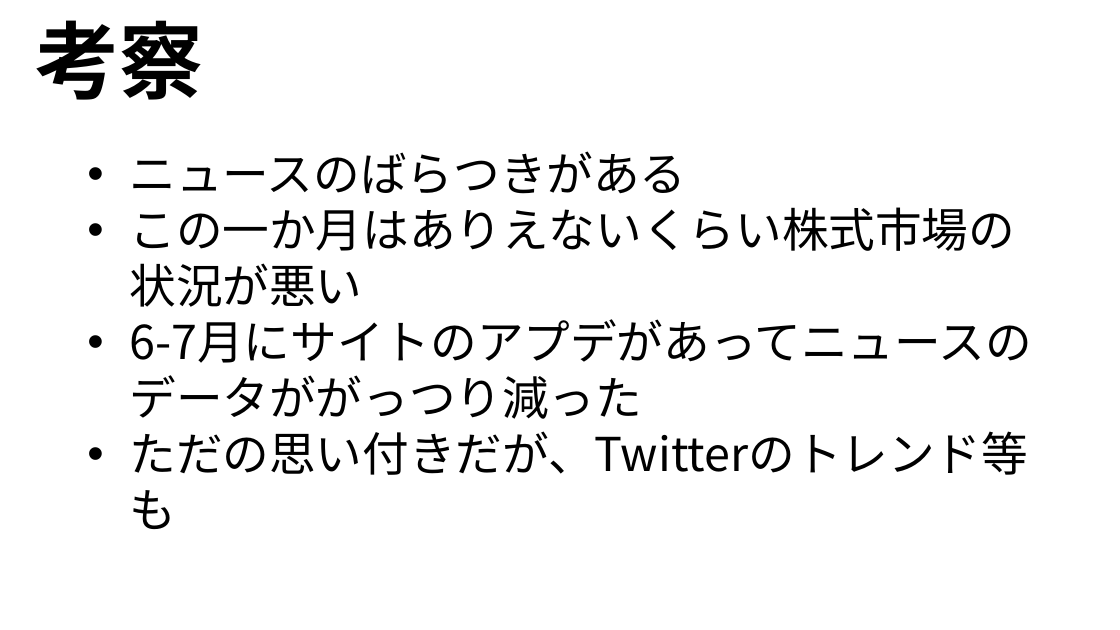
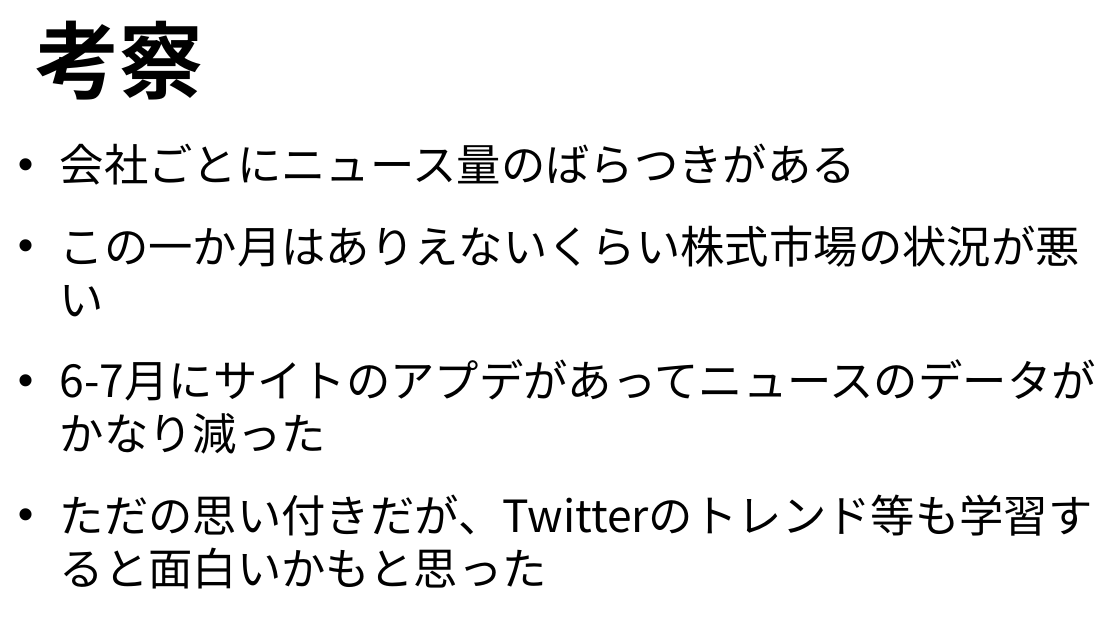
Before and after one commit to ryoww/PBL_stock, a slide deck: slide 20 of 最終報告.pptx (slide 19 before the commit). Drawn at 1120x630 pixels with LibreOffice and Linux fonts; fonts in the diff are those of the drawing. Boxes give left, top, right and bottom in pixels: in the first picture for what was removed or moved away, otherwise in the second. Text is boxed around its words. In the diff, an @@ line names an element or a change of style, - is before the commit and + after.

Commit message:
update

```diff
--- a/最終報告.pptx
+++ b/最終報告.pptx
@@ text "会社ごとにニュース量のばらつきがある": place and size @@
-text "会社ごとにニュース量のばらつきがある" at <box>129,151,1031,475</box>
+text "会社ごとにニュース量のばらつきがある" at <box>60,143,1096,536</box>
@@ text at <box>60,143,856,185</box>: text changed; size 40 to 38 pt @@
-• ニュースのばらつきがある
+• 会社ごとにニュース量のばらつきがある
@@ text at <box>60,225,1080,317</box>: size 40 to 38 pt in "この一か月はありえないくらい株式市場の状況が悪い" @@
@@ text at <box>60,359,1096,536</box>: text changed; size 40 to 38 pt @@
-• 6-7月にサイトのアプデがあってニュースのデータががっつり減った
-• ただの思い付きだが、Twitterのトレンド等も
+• 6-7月にサイトのアプデがあってニュースのデータがかなり減った
+• ただの思い付きだが、Twitterのトレンド等も学習すると面白いかもと思った
```
Also in this commit, not shown: 2 other slides changed, 3 slides added, 1 slide removed.
